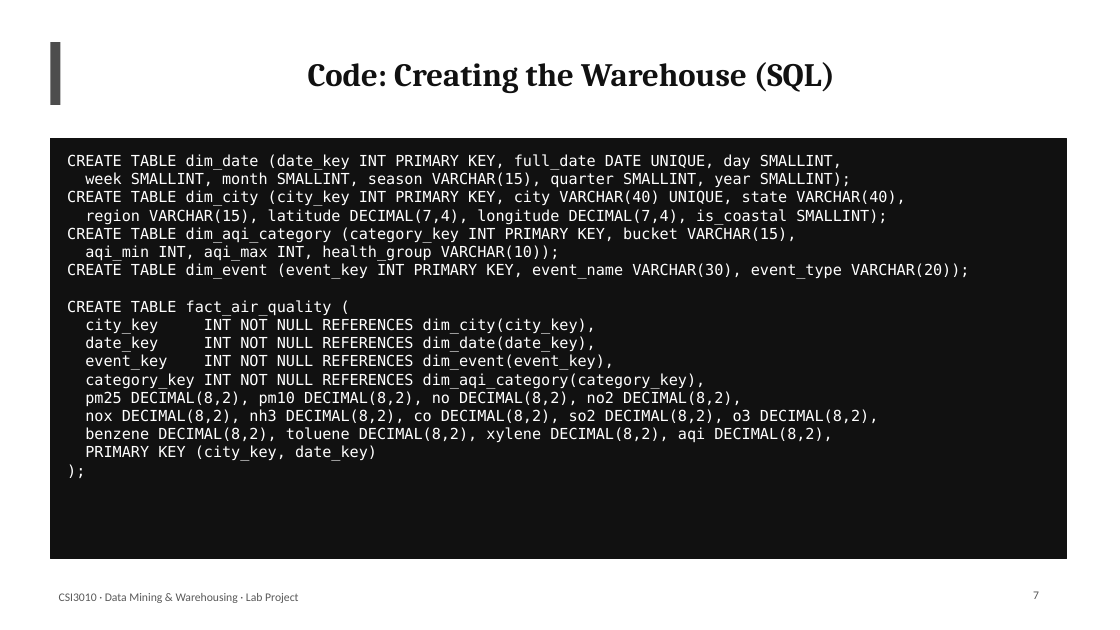
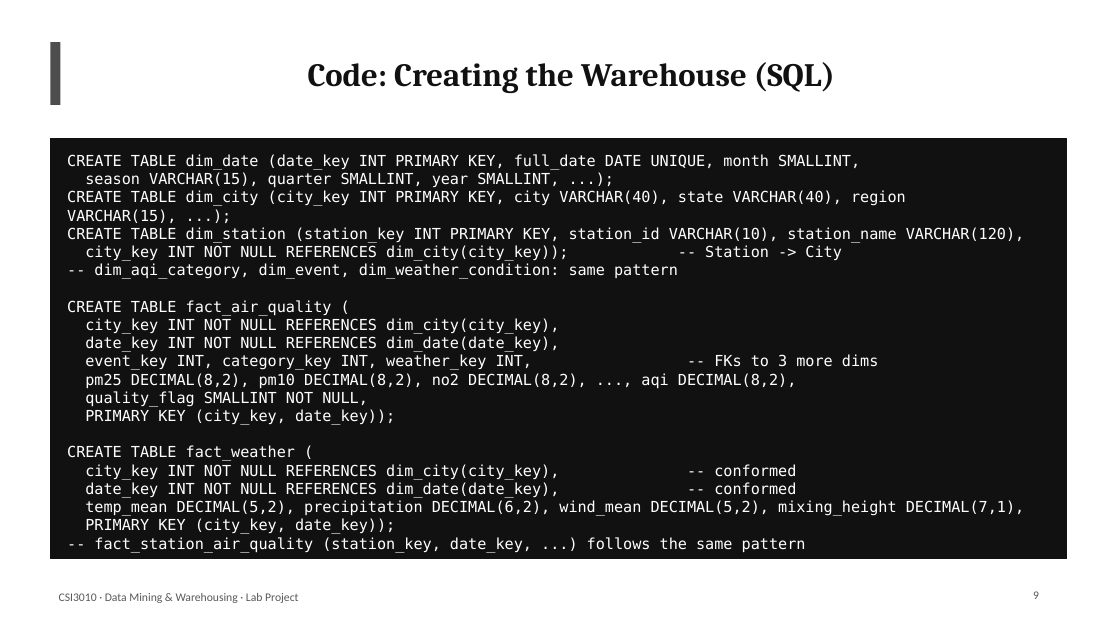
Before and after one commit to StutiArya2/breathing-cities-dwdm, a slide deck: slide 9 of docs/Breathing_Cities_DWDM.pptx (slide 7 before the commit). Drawn at 1120x630 pixels with LibreOffice and Linux fonts; fonts in the diff are those of the drawing. Boxes give left, top, right and bottom in pixels: in the first picture for what was removed or moved away, otherwise in the second. Text is boxed around its words. In the diff, an @@ line names an element or a change of style, - is before the commit and + after.

Commit message:
Real-data pipeline: weather source, fact constellation, experiments
- Add Open-Meteo weather as a second source (fact_weather, dim_weather_condition)
  and station-level drill-down (fact_station_air_quality, dim_station)
- Flag Ahmedabad's faulty CO sensor; cap AQI at 500
- New OLAP queries: station drill-down, weather dice, drill-across
- Classification vs persistence baseline with SHAP; context and co-pollution rules;
  weather-adjusted forecasting; lockdown and Diwali counterfactuals with placebo
- 10-tab dashboard, run_all.py, rewritten README and 20-slide deck with results

```diff
--- a/docs/Breathing_Cities_DWDM.pptx
+++ b/docs/Breathing_Cities_DWDM.pptx
@@ text at <box>67,154,1025,279</box>: text changed @@
-CREATE TABLE dim_date (date_key INT PRIMARY KEY, full_date DATE UNIQUE, day SMALLINT,
-week SMALLINT, month SMALLINT, season VARCHAR(15), quarter SMALLINT, year SMALLINT);
-CREATE TABLE dim_city (city_key INT PRIMARY KEY, city VARCHAR(40) UNIQUE, state VARCHAR(40),
-region VARCHAR(15), latitude DECIMAL(7,4), longitude DECIMAL(7,4), is_coastal SMALLINT);
-CREATE TABLE dim_aqi_category (category_key INT PRIMARY KEY, bucket VARCHAR(15),
-aqi_min INT, aqi_max INT, health_group VARCHAR(10));
-CREATE TABLE dim_event (event_key INT PRIMARY KEY, event_name VARCHAR(30), event_type VARCHAR(20));
+CREATE TABLE dim_date (date_key INT PRIMARY KEY, full_date DATE UNIQUE, month SMALLINT,
+season VARCHAR(15), quarter SMALLINT, year SMALLINT, ...);
+CREATE TABLE dim_city (city_key INT PRIMARY KEY, city VARCHAR(40), state VARCHAR(40), region VARCHAR(15), ...);
+CREATE TABLE dim_station (station_key INT PRIMARY KEY, station_id VARCHAR(10), station_name VARCHAR(120),
+city_key INT NOT NULL REFERENCES dim_city(city_key)); -- Station -> City
+-- dim_aqi_category, dim_event, dim_weather_condition: same pattern
@@ text at <box>67,354,1025,553</box>: text changed @@
-event_key INT NOT NULL REFERENCES dim_event(event_key),
-category_key INT NOT NULL REFERENCES dim_aqi_category(category_key),
-pm25 DECIMAL(8,2), pm10 DECIMAL(8,2), no DECIMAL(8,2), no2 DECIMAL(8,2),
-nox DECIMAL(8,2), nh3 DECIMAL(8,2), co DECIMAL(8,2), so2 DECIMAL(8,2), o3 DECIMAL(8,2),
-benzene DECIMAL(8,2), toluene DECIMAL(8,2), xylene DECIMAL(8,2), aqi DECIMAL(8,2),
-PRIMARY KEY (city_key, date_key)
-);
+event_key INT, category_key INT, weather_key INT, -- FKs to 3 more dims
+pm25 DECIMAL(8,2), pm10 DECIMAL(8,2), no2 DECIMAL(8,2), ..., aqi DECIMAL(8,2),
+quality_flag SMALLINT NOT NULL,
+PRIMARY KEY (city_key, date_key));
+CREATE TABLE fact_weather (
+city_key INT NOT NULL REFERENCES dim_city(city_key), -- conformed
+date_key INT NOT NULL REFERENCES dim_date(date_key), -- conformed
+temp_mean DECIMAL(5,2), precipitation DECIMAL(6,2), wind_mean DECIMAL(5,2), mixing_height DECIMAL(7,1),
+PRIMARY KEY (city_key, date_key));
+-- fact_station_air_quality (station_key, date_key, ...) follows the same pattern
@@ page number at <box>1033,591,1039,599</box>: text changed @@
-7
+9
```
Also in this commit, not shown: 9 other slides changed, 9 slides added, 18 other files.
